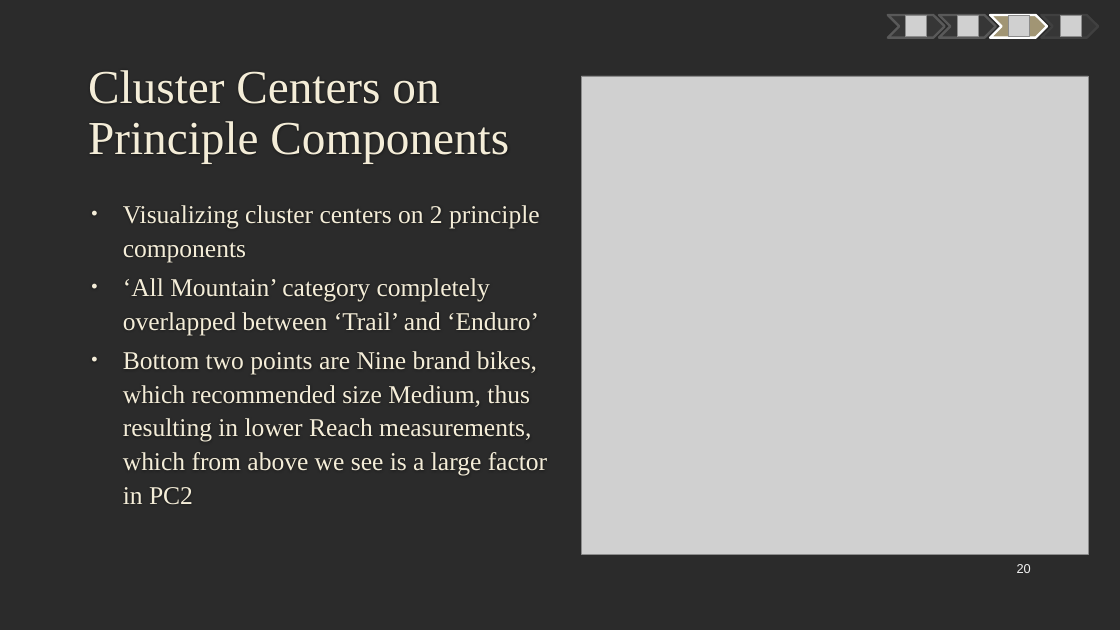
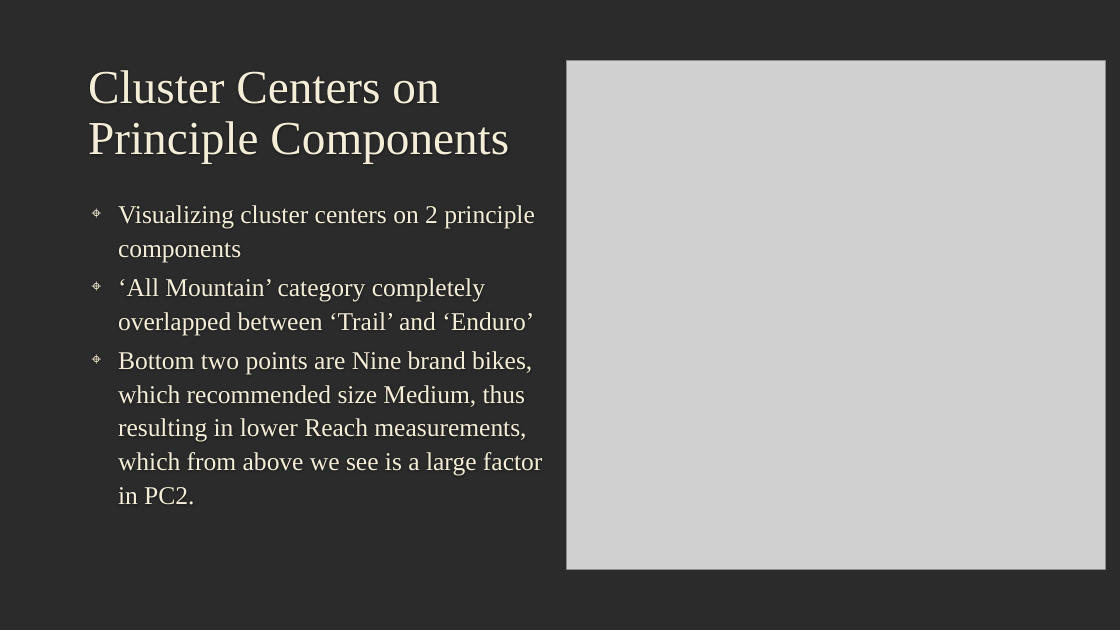
Before and after one commit to mczerwin/MTB-Categorization-Analysis, a slide deck: slide 17 of Reports/MTB Data Analysis Presentation.pptx (slide 20 before the commit). Drawn at 1120x630 pixels with LibreOffice and Linux fonts; fonts in the diff are those of the drawing; grey boxes stand for pictures; background and template pictures are left out; a plain dark background stands for a picture behind light text. Boxes give left, top, right and bottom in pixels: in the first picture for what was removed or moved away, otherwise in the second. Text is boxed around its words. In the diff, an @@ line names an element or a change of style, - is before the commit and + after.

```diff
--- a/Reports/MTB Data Analysis Presentation.pptx
+++ b/Reports/MTB Data Analysis Presentation.pptx
@@ freeform shape removed at [888, 15, 945, 38] @@
@@ picture removed at [906, 16, 927, 37] @@
@@ freeform shape removed at [939, 15, 996, 38] @@
@@ picture removed at [958, 16, 979, 37] @@
@@ freeform shape removed at [991, 15, 1048, 38] @@
@@ picture removed at [1009, 16, 1030, 37] @@
@@ freeform shape removed at [1042, 15, 1099, 38] @@
@@ picture removed at [1060, 16, 1081, 37] @@
@@ picture: place and size @@
-picture at [581, 76, 1089, 554]
+picture at [567, 60, 1107, 569]
@@ text at [118, 205, 535, 335]: bullet • to ⌖ @@
@@ text at [118, 351, 542, 505]: text changed @@
-• Bottom two points are Nine brand bikes, which recommended size Medium, thus resulting in lower Reach measurements, which from above we see is a large factor in PC2
+⌖ Bottom two points are Nine brand bikes, which recommended size Medium, thus resulting in lower Reach measurements, which from above we see is a large factor in PC2.
@@ page number removed at [1017, 564, 1031, 573] @@
-20
```
Also in this commit, not shown: 17 other slides changed, 5 slides added, 5 slides removed.
